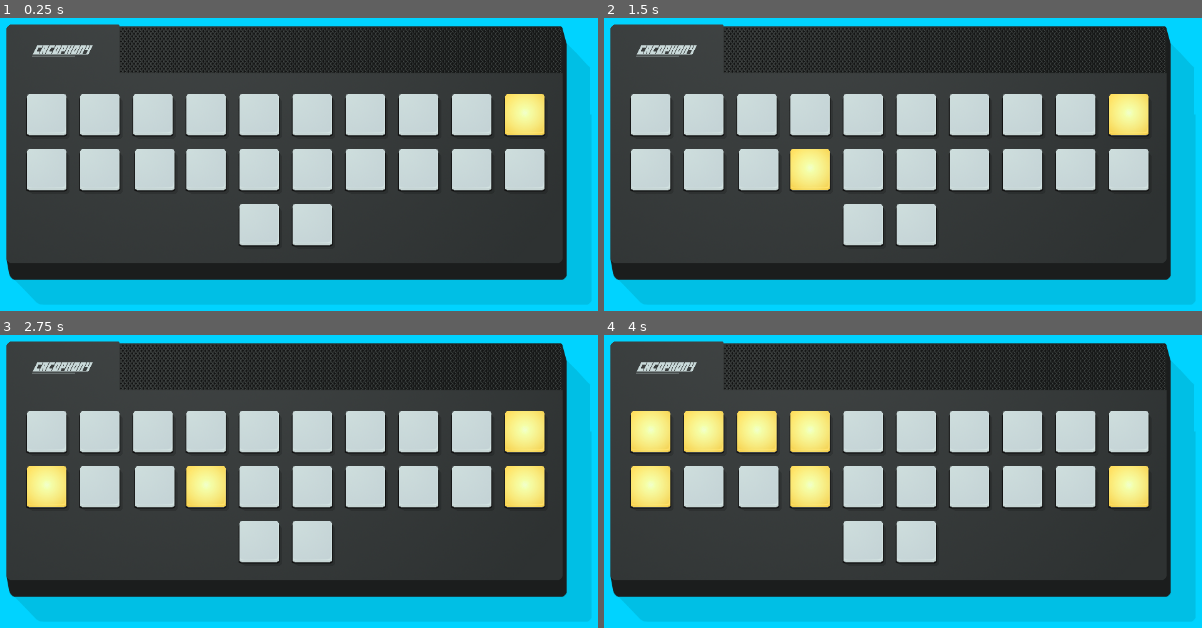
Above: before the commit, frames 1-4 (two rows, left to right).
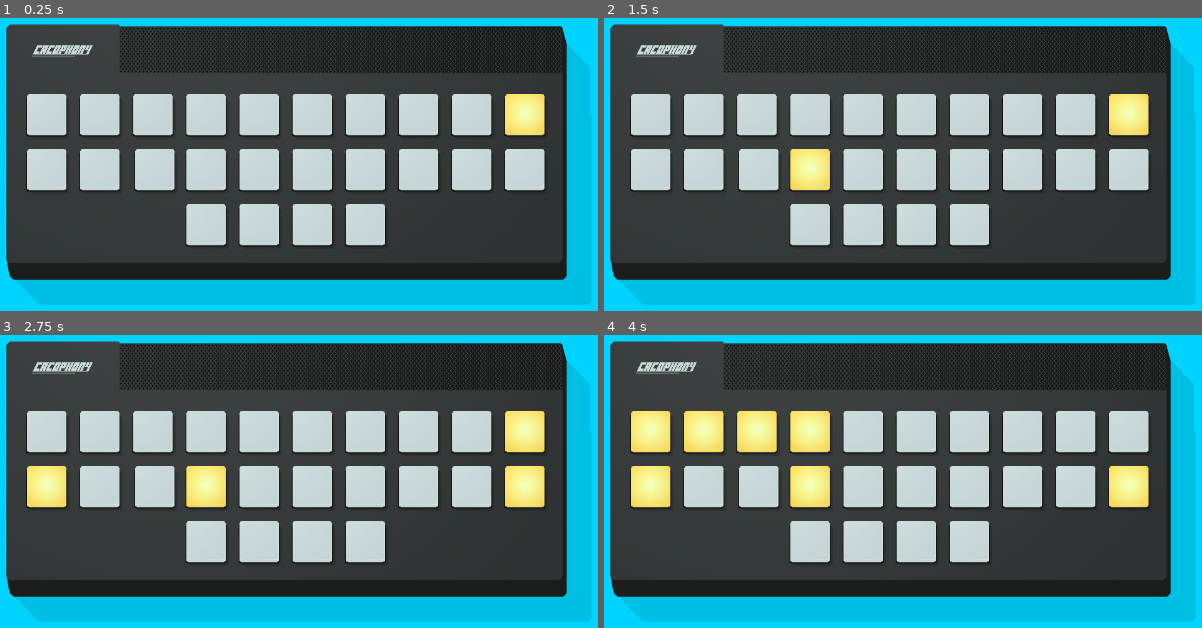
Above: after the commit, the same moments.

Repository: winterbeak/cacophony-t35x
Game: Godot game, scene res://Main.tscn
Same seed, same stepped clock (60 frames per second), same inputs: the game is played once before the commit and once after it.
Inputs:
- Up to frame 1 (0.25 s): no input
- Up to frame 2 (1.5 s): tap Enter at 0.5 s; tap Space at 1.25 s
- Up to frame 3 (2.75 s): tap Enter at 2 s
- Up to frame 4 (4 s): no input

The runs differ from the first frame. In frame 1, 1.9% of the frame differs, in the area x 31-65%, y 63-79%; in frame 2, 1.9%; in frame 3, 1.9%; in frame 4, 1.9%.

Commit message:
Add direction component

Diff:
--- a/Analog Cacophony/scenes/Grid.gd
+++ b/Analog Cacophony/scenes/Grid.gd
@@ -22,8 +22,10 @@
 	$NumberComponent.position.x = Constants.LIGHT_DISTANCE_HORIZ * 9
 
 	# Row 3 position setting
+	$DirectionComponent.position.y = Constants.LIGHT_DISTANCE_VERT * 2
 	$AlternateComponent.position.y = Constants.LIGHT_DISTANCE_VERT * 2
 
+	$DirectionComponent.position.x = Constants.LIGHT_DISTANCE_HORIZ * 3
 	$AlternateComponent.position.x = Constants.LIGHT_DISTANCE_HORIZ * 4
 
 func _process(delta):
@@ -45,6 +47,8 @@
 		$AlternateComponent.activate(3)
 	elif timer % 600 == 400:
 		$ChordComponent.activate(3)
+	elif timer % 600 == 450:
+		$DirectionComponent.activate(3)
 	elif timer % 600 == 500:
 		$VolumeComponent.activate(5)
 
--- a/Analog Cacophony/scenes/Grid.tscn
+++ b/Analog Cacophony/scenes/Grid.tscn
@@ -11,6 +11,7 @@
 [ext_resource path="res://scenes/components/NumberComponent.tscn" type="PackedScene" id=9]
 [ext_resource path="res://scenes/components/OnceComponent.tscn" type="PackedScene" id=10]
 [ext_resource path="res://scenes/components/AlternateComponent.tscn" type="PackedScene" id=11]
+[ext_resource path="res://scenes/components/DirectionComponent.tscn" type="PackedScene" id=12]
 
 [node name="Grid" type="Node2D"]
 script = ExtResource( 2 )
@@ -33,4 +34,6 @@
 
 [node name="NumberComponent" parent="." instance=ExtResource( 9 )]
 
+[node name="DirectionComponent" parent="." instance=ExtResource( 12 )]
+
 [node name="AlternateComponent" parent="." instance=ExtResource( 11 )]
--- /dev/null
+++ b/Analog Cacophony/scenes/components/DirectionComponent.tscn
@@ -0,0 +1,14 @@
+[gd_scene load_steps=4 format=2]
+
+[ext_resource path="res://scenes/Light.tscn" type="PackedScene" id=1]
+[ext_resource path="res://scenes/components/BaseComponent.tscn" type="PackedScene" id=2]
+[ext_resource path="res://scripts/components/DirectionComponent.gd" type="Script" id=3]
+
+[node name="DirectionComponent" instance=ExtResource( 2 )]
+script = ExtResource( 3 )
+
+[node name="Light2" parent="." index="1" instance=ExtResource( 1 )]
+key = "m"
+
+[node name="Light1" parent="." index="2" instance=ExtResource( 1 )]
+key = "v"
--- /dev/null
+++ b/Analog Cacophony/scripts/components/DirectionComponent.gd
@@ -0,0 +1,24 @@
+extends "res://scripts/components/BaseComponent.gd"
+
+var direction_is_left: bool = false
+
+var rng: RandomNumberGenerator = RandomNumberGenerator.new()
+
+func _ready() -> void:
+	lights = [$Light1, $Light2]
+	lights[1].position.x = Constants.LIGHT_DISTANCE_HORIZ * 3
+
+func start() -> void:
+	lights[0].turn_on()
+	lights[1].turn_on()
+	direction_is_left = rng.randi_range(0, 1) == 0
+
+func on_key_press(key: String) -> void:
+	lights[0].turn_off()
+	lights[1].turn_off()
+	if direction_is_left and key == lights[0].key:
+		deactivate()
+	elif (not direction_is_left) and key == lights[1].key:
+		deactivate()
+	else:
+		fail()
Not shown: 1 places in Analog Cacophony/scenes/Grid.tscn that only renumber resources
